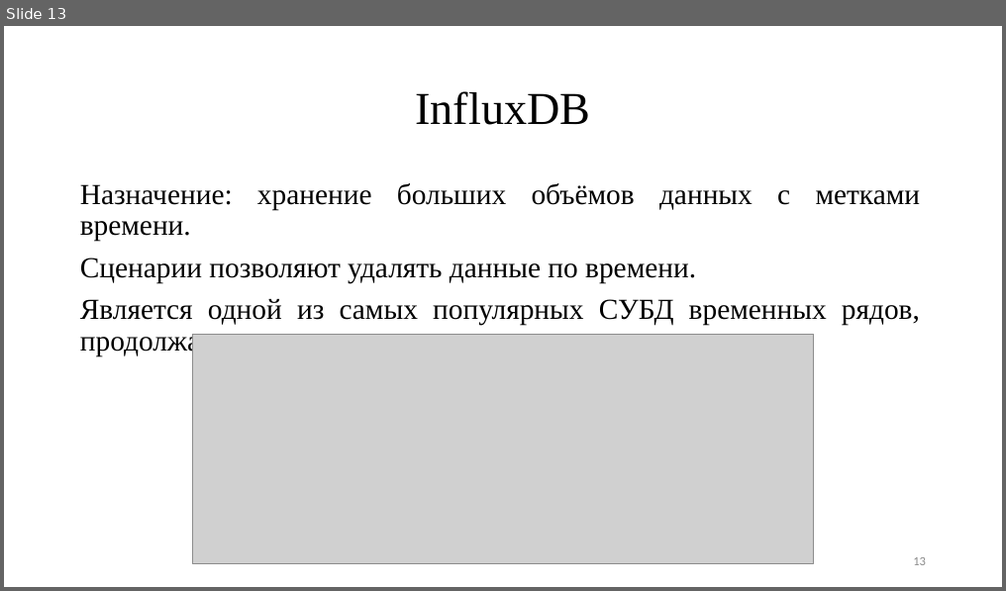
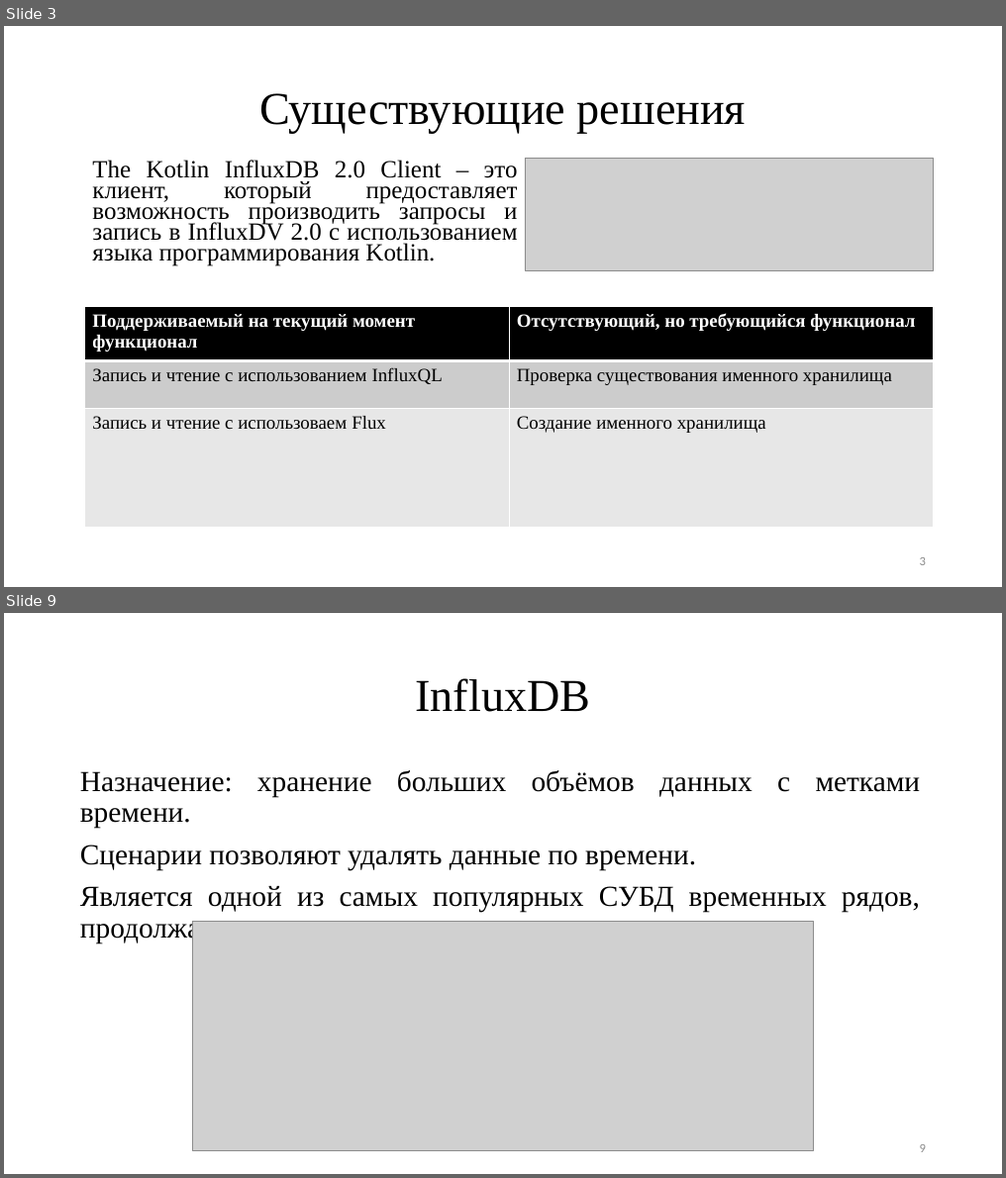
Before and after one commit to TheSawIsTheLaw/NetworkingCoursework, a slide deck: documentation/Presentation/presentation.pptx. Shown one above the other, each under a label of ours: slide 13 before the commit, slides 3 and 9 after it; the slides between them are not shown. The pictures are 1006x591 and 1006x1178 pixels, drawn with LibreOffice and Linux fonts; fonts in the diff are those of the drawing; grey boxes stand for pictures. Boxes give left, top, right and bottom in pixels: in the first picture for what was removed or moved away, otherwise in the second. Text is boxed around its words. In the diff, an @@ line names an element or a change of style, - is before the commit and + after.

```diff
--- a/documentation/Presentation/presentation.pptx
+++ b/documentation/Presentation/presentation.pptx
@@ slide 3 added at (4,26,1002,587), background #FFFFFF @@
@@ title added at (259,93,746,134), 44 pt, text #000000 @@
+Существующие решения
@@ text added at (92,160,518,267), 23.8 pt, text #000000 @@
+The Kotlin InfluxDB 2.0 Client – это клиент, который предоставляет возможность производить запросы и запись в InfluxDV 2.0 с использованием языка программирования Kotlin.
@@ picture added at (525,158,934,271) @@
@@ table added at (85,307,934,528), 3 rows, 2 columns @@
+Поддерживаемый на текущий момент функционал | Отсутствующий, но требующийся функционал
+Запись и чтение с использованием InfluxQL | Проверка существования именного хранилища
+Запись и чтение с использоваем Flux | Создание именного хранилища
@@ page number added at (920,558,926,566), 12 pt, text #8C8C8C @@
+3
@@ what was slide 13 is now slide 9 @@
@@ page number at (920,1145,926,1153): text changed @@
-13
+9
```
Also in this commit, not shown: 2 slides changed, 5 other slides added, 10 slides removed.
